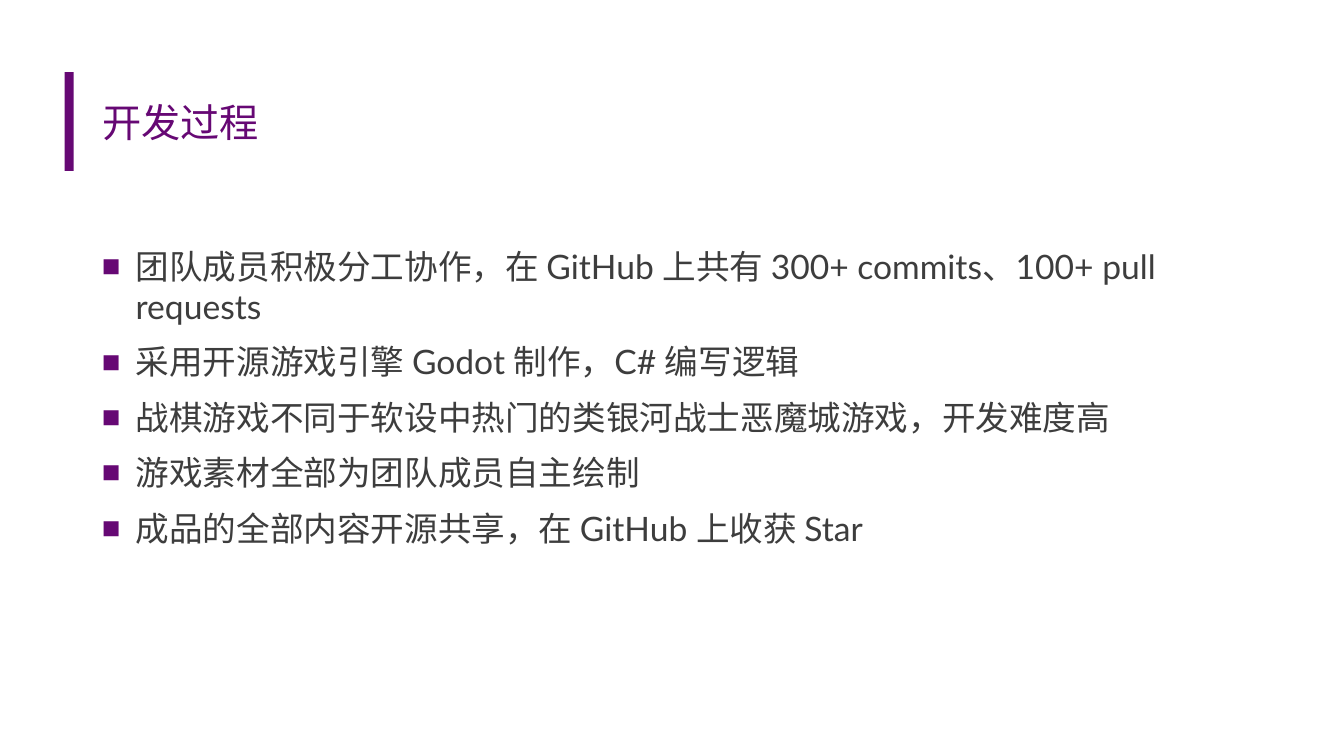
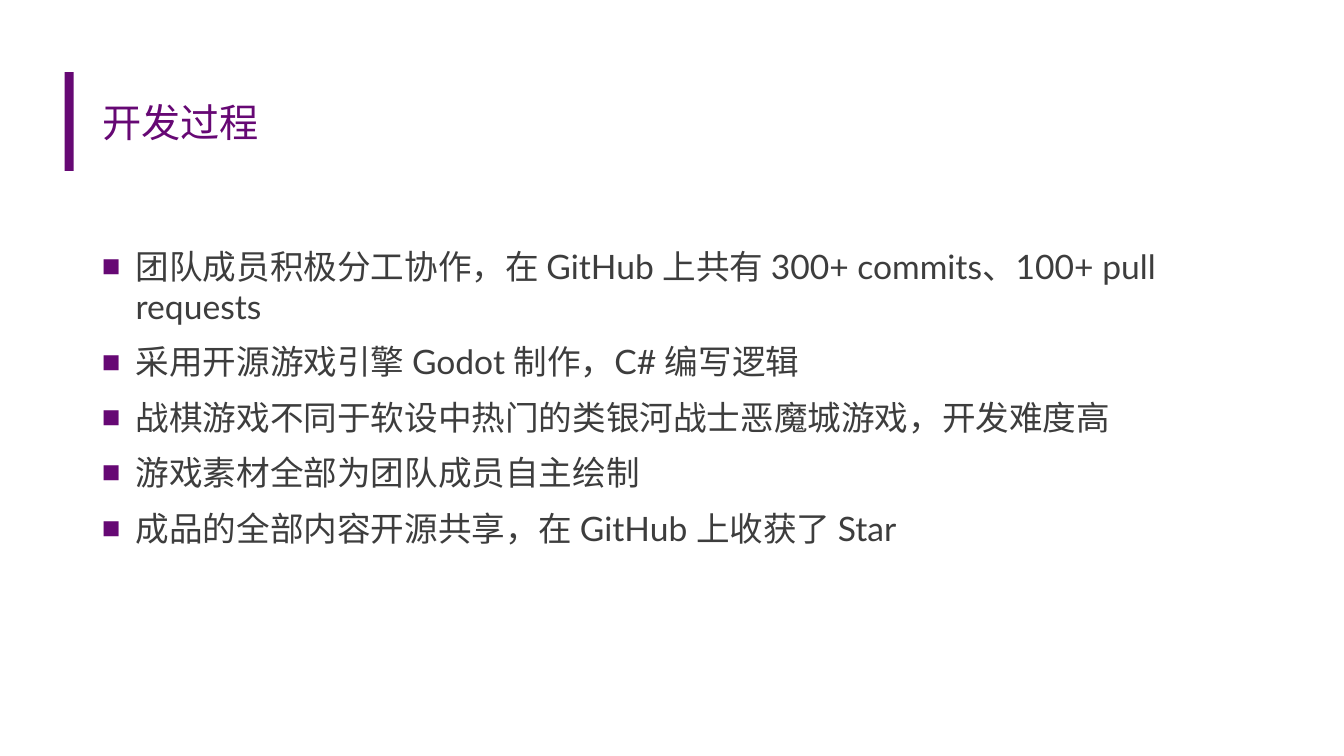
Before and after one commit to open531/EESaga, a slide deck: slide 6 of Docs/EESaga.pptx. Drawn at 1344x756 pixels with LibreOffice and Linux fonts; fonts in the diff are those of the drawing. Boxes give left, top, right and bottom in pixels: in the first picture for what was removed or moved away, otherwise in the second. Text is boxed around its words. In the diff, an @@ line names an element or a change of style, - is before the commit and + after.

```diff
--- a/Docs/EESaga.pptx
+++ b/Docs/EESaga.pptx
@@ text at (136, 512, 896, 545): text changed @@
-■ 成品的全部内容开源共享，在 GitHub 上收获 Star
+■ 成品的全部内容开源共享，在 GitHub 上收获了 Star
```
Also in this commit, not shown: 1 other slide changed, 2 other files.
